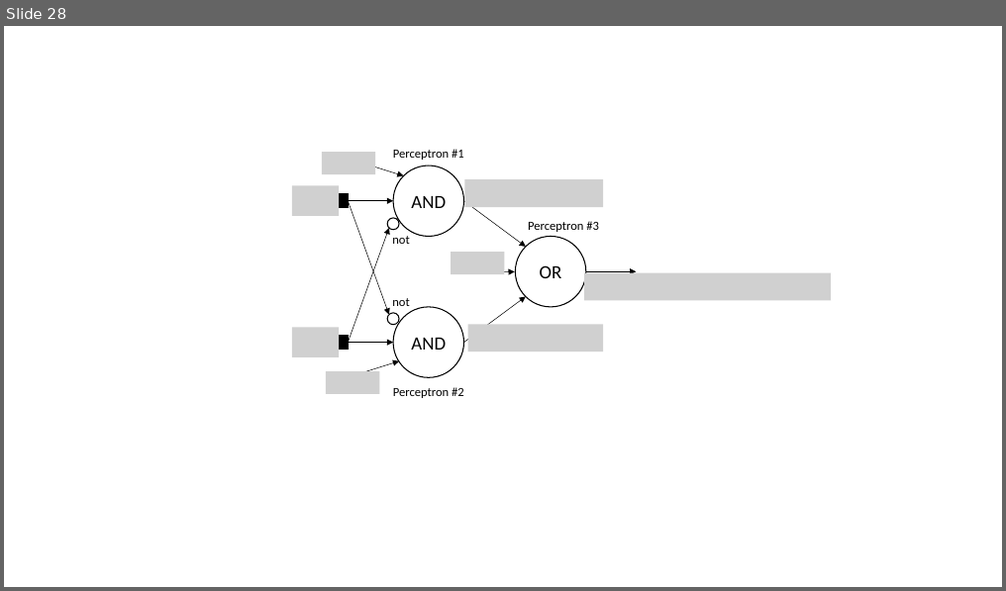
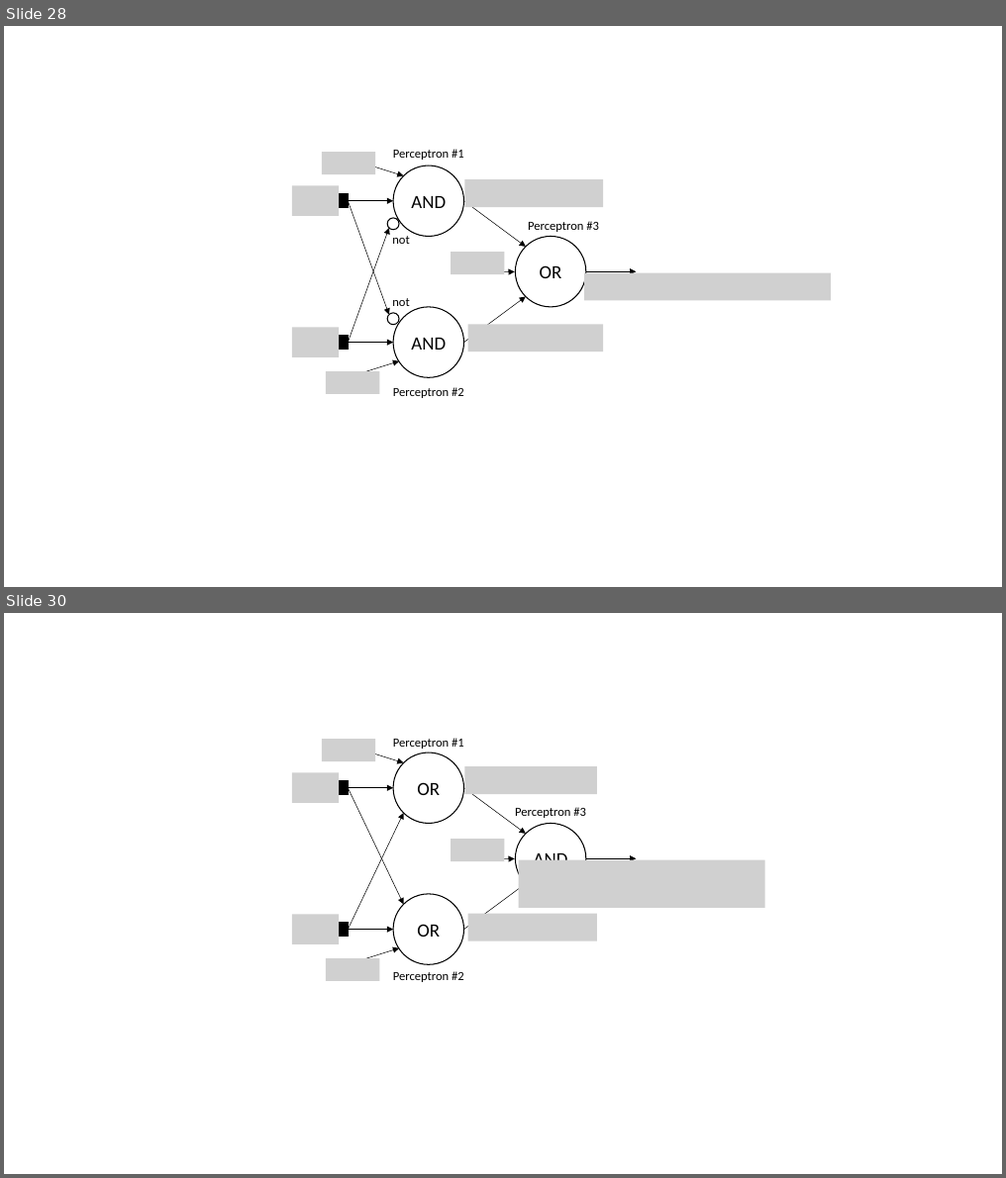
Before and after one commit to zz4fap/t320_aprendizado_de_maquina, a slide deck: slides/T320_Redes_Neurais_Artificiais (Parte I).pptx. Shown one above the other, each under a label of ours: slide 28 before the commit, slides 28 and 30 after it; the slides between them are not shown. The pictures are 1006x591 and 1006x1178 pixels, drawn with LibreOffice and Linux fonts; fonts in the diff are those of the drawing; grey boxes stand for pictures. Boxes give left, top, right and bottom in pixels: in the first picture for what was removed or moved away, otherwise in the second. Text is boxed around its words. In the diff, an @@ line names an element or a change of style, - is before the commit and + after.

```diff
--- a/slides/T320_Redes_Neurais_Artificiais (Parte I).pptx
+++ b/slides/T320_Redes_Neurais_Artificiais (Parte I).pptx
@@ slide 30 added at [4, 613, 1002, 1174], background #FFFFFF @@
@@ group added at [292, 738, 764, 982]: 10 arrows, 8 pictures, 3 ellipses, 3 texts, 2 rectangles @@
+OR
+OR
+AND
+Perceptron #1
+Perceptron #2
+Perceptron #3
```
Also in this commit, not shown: 1 other slide added, 5 other files.
